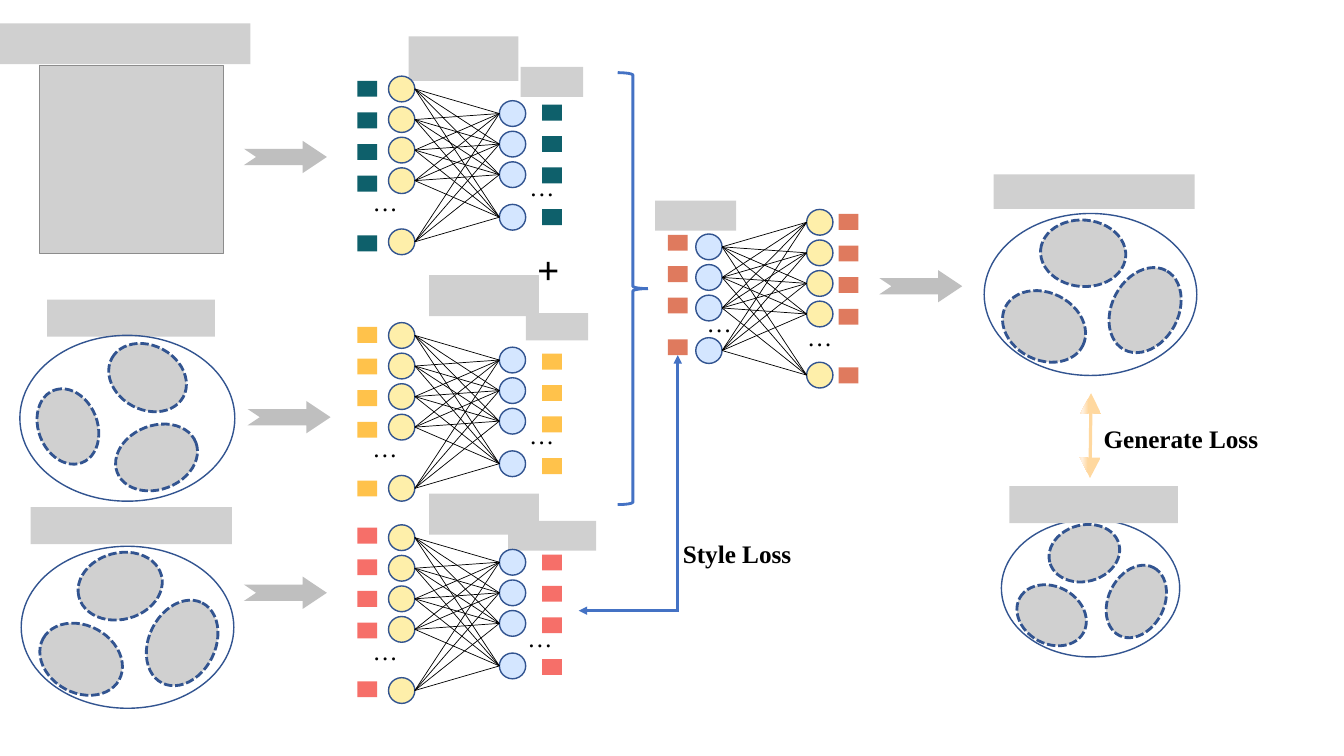
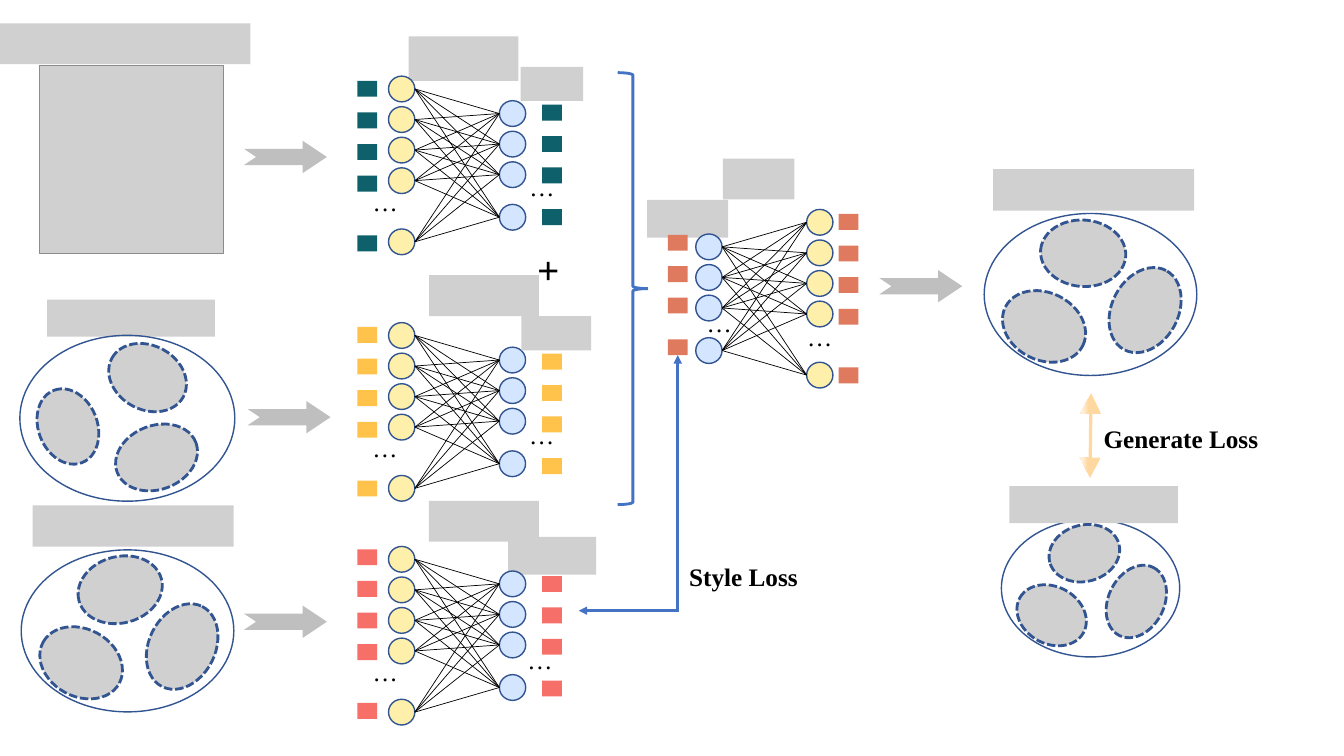
Before and after one commit to tongtongtot/scperb-tutorial, a slide deck: slide 1 of paper/graph/Fig1/Fig1.pptx. Drawn at 1344x756 pixels with LibreOffice and Linux fonts; fonts in the diff are those of the drawing; grey boxes stand for pictures. Boxes give left, top, right and bottom in pixels: in the first picture for what was removed or moved away, otherwise in the second. Text is boxed around its words. In the diff, an @@ line names an element or a change of style, - is before the commit and + after.

```diff
--- a/paper/graph/Fig1/Fig1.pptx
+++ b/paper/graph/Fig1/Fig1.pptx
@@ picture: place and size @@
-picture at [520, 67, 583, 97]
+picture at [520, 67, 583, 101]
@@ picture added at [723, 158, 795, 199] @@
@@ picture: place and size @@
-picture at [994, 174, 1195, 209]
+picture at [993, 169, 1194, 211]
@@ picture: place and size @@
-picture at [655, 201, 736, 231]
+picture at [647, 200, 728, 237]
@@ picture: place and size @@
-picture at [526, 314, 589, 341]
+picture at [521, 317, 591, 351]
@@ picture: place and size @@
-picture at [430, 494, 539, 535]
+picture at [430, 501, 539, 542]
@@ picture: place and size @@
-picture at [508, 521, 596, 552]
+picture at [508, 537, 596, 575]
@@ ellipse: place and size @@
-ellipse at [21, 546, 234, 709]
+ellipse at [21, 551, 234, 713]
@@ 4 lines: place and size @@
-4 lines at [415, 537, 499, 666]
+4 lines at [415, 560, 499, 688]
@@ text "Style Loss": place and size @@
-text "Style Loss" at [683, 545, 791, 569]
+text "Style Loss" at [689, 568, 798, 592]
@@ notched right arrow: place and size @@
-notched right arrow at [246, 578, 326, 608]
+notched right arrow at [246, 607, 326, 637]
@@ 16 lines, 9 ellipses, 9 rectangles, 2 texts: place and size @@
-16 lines, 9 ellipses, 9 rectangles, 2 texts at [358, 525, 563, 704]
+16 lines, 9 ellipses, 9 rectangles, 2 texts at [358, 546, 563, 726]
```
Also in this commit, not shown: 1 slide added, 8 other files.
